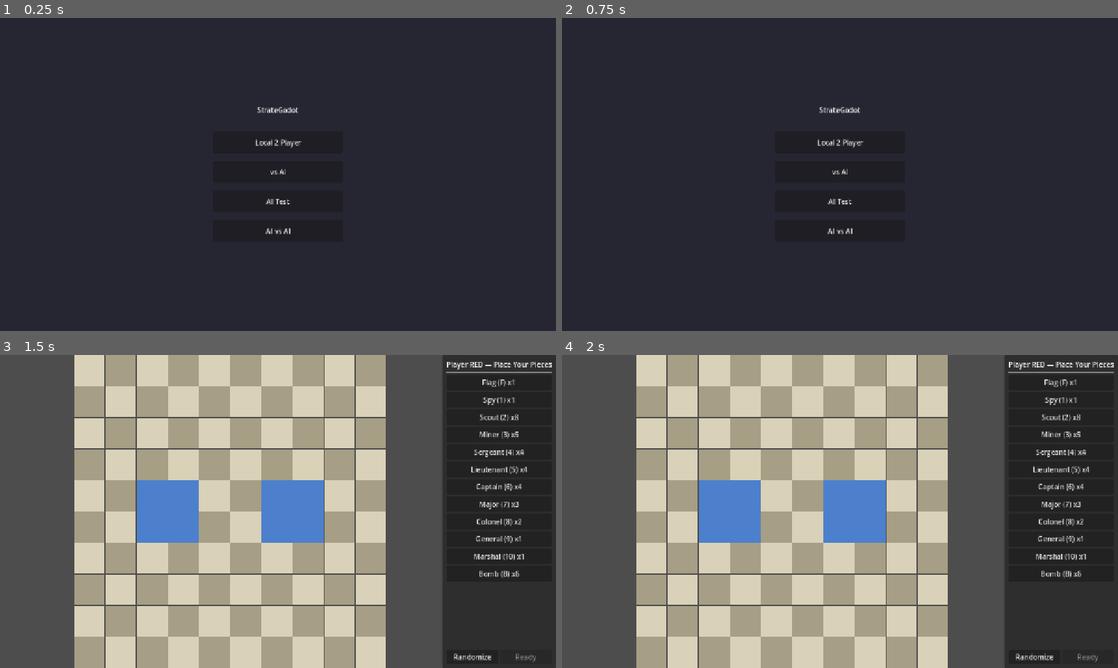
Above: before the commit, frames 1-4 (two rows, left to right).
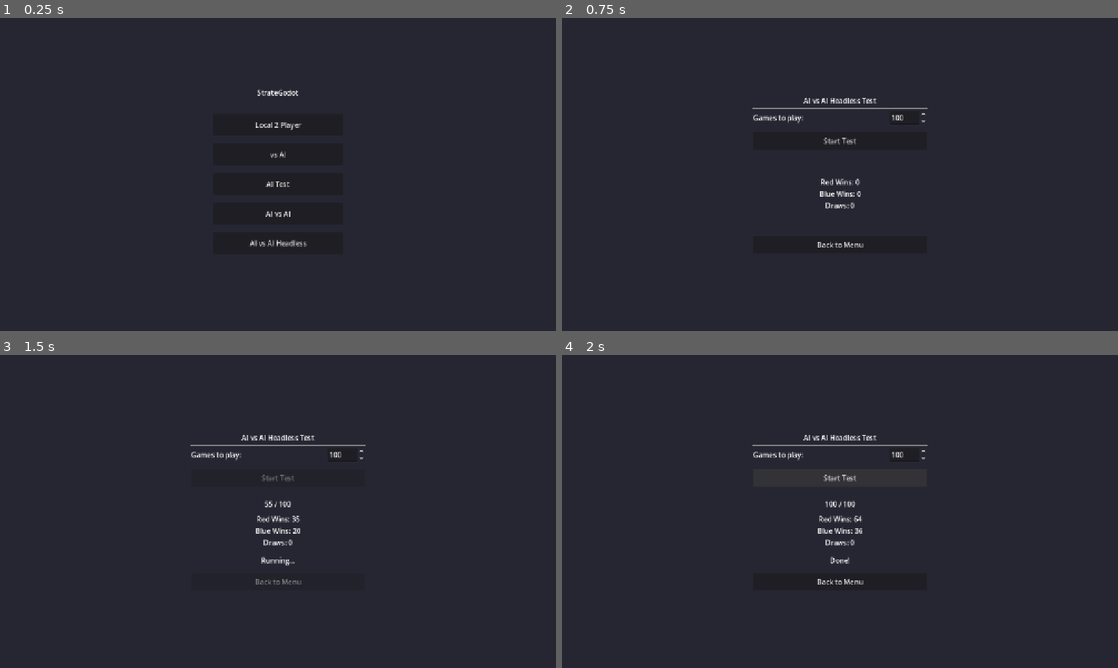
Above: after the commit, the same moments.

Repository: nathansitkoff/StrateGodot
Game: Godot game, scene res://scenes/Main.tscn
Two runs of this game, one before a commit and one after it. Both use one fixed random seed, a clock stepped at 60 frames per second and the inputs below.
Inputs (mouse positions are in pixels of both pictures, inside the frame that each line leads up to):
- Up to frame 1 (0.25 s): no input
- Up to frame 2 (0.75 s): click (840, 243) at 0.5 s, where only the run after the commit has a clickable "AI vs AI Headless"
- Up to frame 3 (1.5 s): click (278, 477) at 1.25 s, where only the run after the commit has a clickable "Start Test"
- Up to frame 4 (2 s): no input

The runs differ from the first frame. In frame 1, 0.7% of the frame differs, in the area x 45-56%, y 22-74%; in frame 2, 1.1%; in frame 3, 81%, in the area x 0-100%, y 0-100%; in frame 4, 81%.

Commit message:
Add AI vs AI headless test mode
- Run many games without rendering to measure AI performance
- Configurable game count, live red/blue win counters
- Headless game runner in game_manager bypasses signals and rendering
- Batched execution (5 games/frame) keeps UI responsive

Co-Authored-By: Claude Opus 4.6 (1M context) <noreply@anthropic.com>

Diff:
--- /dev/null
+++ b/scenes/HeadlessTest.tscn
@@ -0,0 +1,108 @@
+[gd_scene format=3 uid="uid://htest01"]
+
+[ext_resource type="Script" path="res://scripts/ui/headless_test.gd" id="1"]
+
+[node name="HeadlessTest" type="ColorRect"]
+layout_mode = 3
+anchors_preset = 15
+anchor_right = 1.0
+anchor_bottom = 1.0
+grow_horizontal = 2
+grow_vertical = 2
+color = Color(0.15, 0.15, 0.2, 1)
+script = ExtResource("1")
+
+[node name="VBox" type="VBoxContainer" parent="."]
+layout_mode = 1
+anchors_preset = 8
+anchor_left = 0.5
+anchor_top = 0.5
+anchor_right = 0.5
+anchor_bottom = 0.5
+offset_left = -200
+offset_top = -180
+offset_right = 200
+offset_bottom = 180
+
+[node name="Title" type="Label" parent="VBox"]
+layout_mode = 2
+text = "AI vs AI Headless Test"
+horizontal_alignment = 1
+
+[node name="Sep1" type="HSeparator" parent="VBox"]
+layout_mode = 2
+
+[node name="CountRow" type="HBoxContainer" parent="VBox"]
+layout_mode = 2
+
+[node name="CountLabel" type="Label" parent="VBox/CountRow"]
+layout_mode = 2
+text = "Games to play:"
+size_flags_horizontal = 3
+
+[node name="GameCountInput" type="SpinBox" parent="VBox/CountRow"]
+unique_name_in_owner = true
+layout_mode = 2
+min_value = 1
+max_value = 10000
+value = 100
+step = 1
+
+[node name="Spacer1" type="Control" parent="VBox"]
+layout_mode = 2
+custom_minimum_size = Vector2(0, 10)
+
+[node name="StartButton" type="Button" parent="VBox"]
+unique_name_in_owner = true
+layout_mode = 2
+custom_minimum_size = Vector2(0, 40)
+text = "Start Test"
+
+[node name="Spacer2" type="Control" parent="VBox"]
+layout_mode = 2
+custom_minimum_size = Vector2(0, 20)
+
+[node name="ProgressLabel" type="Label" parent="VBox"]
+unique_name_in_owner = true
+layout_mode = 2
+horizontal_alignment = 1
+
+[node name="Sep2" type="HSeparator" parent="VBox"]
+layout_mode = 2
+
+[node name="RedWinsLabel" type="Label" parent="VBox"]
+unique_name_in_owner = true
+layout_mode = 2
+text = "Red Wins: 0"
+horizontal_alignment = 1
+
+[node name="BlueWinsLabel" type="Label" parent="VBox"]
+unique_name_in_owner = true
+layout_mode = 2
+text = "Blue Wins: 0"
+horizontal_alignment = 1
+
+[node name="DrawsLabel" type="Label" parent="VBox"]
+unique_name_in_owner = true
+layout_mode = 2
+text = "Draws: 0"
+horizontal_alignment = 1
+
+[node name="Spacer3" type="Control" parent="VBox"]
+layout_mode = 2
+custom_minimum_size = Vector2(0, 10)
+
+[node name="StatusLabel" type="Label" parent="VBox"]
+unique_name_in_owner = true
+layout_mode = 2
+horizontal_alignment = 1
+
+[node name="Spacer4" type="Control" parent="VBox"]
+layout_mode = 2
+custom_minimum_size = Vector2(0, 10)
+
+[node name="BackButton" type="Button" parent="VBox"]
+unique_name_in_owner = true
+layout_mode = 2
+custom_minimum_size = Vector2(0, 40)
+text = "Back to Menu"
--- a/scenes/Main.tscn
+++ b/scenes/Main.tscn
@@ -8,6 +8,7 @@
 [ext_resource type="PackedScene" path="res://scenes/MainMenu.tscn" id="6"]
 [ext_resource type="PackedScene" path="res://scenes/HUD.tscn" id="7"]
 [ext_resource type="PackedScene" path="res://scenes/LeftHUD.tscn" id="8"]
+[ext_resource type="PackedScene" path="res://scenes/HeadlessTest.tscn" id="9"]
 
 [node name="Main" type="Control"]
 layout_mode = 3
@@ -64,6 +65,11 @@
 layout_mode = 1
 visible = false
 
+[node name="HeadlessTest" parent="." instance=ExtResource("9")]
+unique_name_in_owner = true
+layout_mode = 1
+visible = false
+
 [node name="MainMenu" parent="." instance=ExtResource("6")]
 unique_name_in_owner = true
 layout_mode = 1
--- a/scenes/MainMenu.tscn
+++ b/scenes/MainMenu.tscn
@@ -20,9 +20,9 @@
 anchor_right = 0.5
 anchor_bottom = 0.5
 offset_left = -150
-offset_top = -160
+offset_top = -200
 offset_right = 150
-offset_bottom = 160
+offset_bottom = 200
 
 [node name="Title" type="Label" parent="VBox"]
 layout_mode = 2
@@ -68,3 +68,13 @@
 layout_mode = 2
 custom_minimum_size = Vector2(0, 50)
 text = "AI vs AI"
+
+[node name="Spacer5" type="Control" parent="VBox"]
+layout_mode = 2
+custom_minimum_size = Vector2(0, 10)
+
+[node name="HeadlessButton" type="Button" parent="VBox"]
+unique_name_in_owner = true
+layout_mode = 2
+custom_minimum_size = Vector2(0, 50)
+text = "AI vs AI Headless"
--- a/scripts/autoloads/game_manager.gd
+++ b/scripts/autoloads/game_manager.gd
@@ -13,6 +13,7 @@
 	VS_AI,
 	AI_TEST,
 	AI_VS_AI,
+	AI_HEADLESS,
 }
 
 signal phase_changed(phase: GamePhase)
@@ -166,3 +167,132 @@
 	winner = winning_team
 	_set_phase(GamePhase.GAME_OVER)
 	game_ended.emit(winner)
+
+
+# Run a complete game headlessly. Returns the winning team.
+# Uses separate board state to avoid disturbing the main state.
+func run_headless_game(ai_red: AIPlayer, ai_blue: AIPlayer) -> PieceData.Team:
+	var bs: BoardState = BoardState.new()
+	var caps: Dictionary = {
+		PieceData.Team.RED: [] as Array[PieceData.Rank],
+		PieceData.Team.BLUE: [] as Array[PieceData.Rank],
+	}
+
+	# Temporarily swap in headless state
+	var old_bs: BoardState = board_state
+	var old_caps: Dictionary = captured_pieces
+	var old_phase: GamePhase = current_phase
+	var old_team: PieceData.Team = current_team
+	var old_mode: GameMode = game_mode
+	var old_from: Vector2i = last_move_from
+	var old_to: Vector2i = last_move_to
+	var old_move_team: PieceData.Team = last_move_team
+
+	board_state = bs
+	captured_pieces = caps
+	game_mode = GameMode.AI_HEADLESS
+	last_move_from = Vector2i(-1, -1)
+	last_move_to = Vector2i(-1, -1)
+
+	ai_red.reset()
+	ai_blue.reset()
+
+	# Setup
+	ai_red.generate_setup(bs)
+	ai_blue.generate_setup(bs)
+
+	current_team = PieceData.Team.RED
+	current_phase = GamePhase.PLAY
+
+	# Play up to 2000 turns to prevent infinite games
+	var result_winner: PieceData.Team = PieceData.Team.RED
+	var game_over_flag: bool = false
+	for turn: int in range(2000):
+		var ai: AIPlayer = ai_red if current_team == PieceData.Team.RED else ai_blue
+		var move: Dictionary = ai.choose_move(bs)
+		if move.size() == 0:
+			# Current player can't move, opponent wins
+			result_winner = PieceData.Team.BLUE if current_team == PieceData.Team.RED else PieceData.Team.RED
+			game_over_flag = true
+			break
+
+		var from: Vector2i = move["from"]
+		var to: Vector2i = move["to"]
+		var piece_id: int = bs.get_piece_at(from)
+
+		last_move_from = from
+		last_move_to = to
+		last_move_team = current_team
+
+		# Reveal scouts moving multiple squares
+		var piece: Dictionary = bs.pieces[piece_id]
+		var distance: int = abs(to.x - from.x) + abs(to.y - from.y)
+		if piece["rank"] == PieceData.Rank.SCOUT and distance > 1:
+			piece["revealed"] = true
+
+		var target_id: int = bs.get_piece_at(to)
+
+		if target_id == -1:
+			bs.move_piece(piece_id, to)
+		else:
+			var attacker: Dictionary = bs.pieces[piece_id]
+			var defender: Dictionary = bs.pieces[target_id]
+			var atk_rank: PieceData.Rank = attacker["rank"]
+			var def_rank: PieceData.Rank = defender["rank"]
+			var atk_team: PieceData.Team = attacker["team"]
+			var def_team: PieceData.Team = defender["team"]
+			var combat_result: Combat.Result = Combat.resolve(atk_rank, def_rank)
+
+			attacker["revealed"] = true
+			defender["revealed"] = true
+
+			match combat_result:
+				Combat.Result.ATTACKER_WINS:
+					caps[def_team].append(def_rank)
+					bs.remove_piece(target_id)
+					bs.move_piece(piece_id, to)
+				Combat.Result.DEFENDER_WINS:
+					caps[atk_team].append(atk_rank)
+					bs.remove_piece(piece_id)
+				Combat.Result.BOTH_DIE:
+					caps[atk_team].append(atk_rank)
+					caps[def_team].append(def_rank)
+					bs.remove_piece(piece_id)
+					bs.remove_piece(target_id)
+
+			if def_rank == PieceData.Rank.FLAG:
+				result_winner = atk_team
+				game_over_flag = true
+				break
+
+		# Notify opponent AI of the move
+		var moved_piece_id: int = bs.get_piece_at(to)
+		if moved_piece_id != -1:
+			if current_team == PieceData.Team.RED:
+				ai_blue.notify_move(moved_piece_id, PieceData.Team.RED)
+			else:
+				ai_red.notify_move(moved_piece_id, PieceData.Team.BLUE)
+
+		# Switch turn
+		var next: PieceData.Team = PieceData.Team.BLUE if current_team == PieceData.Team.RED else PieceData.Team.RED
+		if not bs.has_movable_pieces(next):
+			result_winner = current_team
+			game_over_flag = true
+			break
+		current_team = next
+
+	if not game_over_flag:
+		# Draw after 2000 turns — call it a red win by default
+		result_winner = PieceData.Team.RED
+
+	# Restore original state
+	board_state = old_bs
+	captured_pieces = old_caps
+	current_phase = old_phase
+	current_team = old_team
+	game_mode = old_mode
+	last_move_from = old_from
+	last_move_to = old_to
+	last_move_team = old_move_team
+
+	return result_winner
--- /dev/null
+++ b/scripts/ui/headless_test.gd
@@ -0,0 +1,90 @@
+extends ColorRect
+
+signal back_pressed
+
+@onready var game_count_input: SpinBox = %GameCountInput
+@onready var start_button: Button = %StartButton
+@onready var back_button: Button = %BackButton
+@onready var red_wins_label: Label = %RedWinsLabel
+@onready var blue_wins_label: Label = %BlueWinsLabel
+@onready var draws_label: Label = %DrawsLabel
+@onready var progress_label: Label = %ProgressLabel
+@onready var status_label: Label = %StatusLabel
+
+var _running: bool = false
+var _red_wins: int = 0
+var _blue_wins: int = 0
+var _draws: int = 0
+var _games_played: int = 0
+var _games_total: int = 0
+# How many games to run per frame before yielding
+const BATCH_SIZE: int = 5
+
+
+func _ready() -> void:
+	start_button.pressed.connect(_on_start)
+	back_button.pressed.connect(func() -> void:
+		visible = false
+		back_pressed.emit()
+	)
+
+
+func _on_start() -> void:
+	if _running:
+		return
+	_running = true
+	_red_wins = 0
+	_blue_wins = 0
+	_draws = 0
+	_games_played = 0
+	_games_total = int(game_count_input.value)
+	_update_display()
+	start_button.disabled = true
+	back_button.disabled = true
+	status_label.text = "Running..."
+	# Wait one frame so the UI updates before we start
+	get_tree().create_timer(0.0).timeout.connect(_run_batch)
+
+
+func _run_batch() -> void:
+	if not _running:
+		return
+
+	for i: int in range(BATCH_SIZE):
+		if _games_played >= _games_total:
+			break
+
+		var ai_red: AIPlayer = AIPlayer.new()
+		ai_red.team = PieceData.Team.RED
+		var ai_blue: AIPlayer = AIPlayer.new()
+		ai_blue.team = PieceData.Team.BLUE
+
+		var winner: PieceData.Team = GameManager.run_headless_game(ai_red, ai_blue)
+		if winner == PieceData.Team.RED:
+			_red_wins += 1
+		else:
+			_blue_wins += 1
+
+		_games_played += 1
+
+	_update_display()
+
+	if _games_played >= _games_total:
+		_finish()
+	else:
+		# Yield a frame so the UI redraws
+		get_tree().create_timer(0.0).timeout.connect(_run_batch)
+
+
+func _update_display() -> void:
+	red_wins_label.text = "Red Wins: %d" % _red_wins
+	blue_wins_label.text = "Blue Wins: %d" % _blue_wins
+	draws_label.text = "Draws: %d" % _draws
+	progress_label.text = "%d / %d" % [_games_played, _games_total]
+
+
+func _finish() -> void:
+	_running = false
+	start_button.disabled = false
+	back_button.disabled = false
+	status_label.text = "Done!"
--- a/scripts/ui/main_menu.gd
+++ b/scripts/ui/main_menu.gd
@@ -1,11 +1,13 @@
 extends ColorRect
 
 signal mode_selected(mode: GameManager.GameMode)
+signal headless_selected
 
 @onready var local_button: Button = %LocalButton
 @onready var ai_button: Button = %AIButton
 @onready var ai_test_button: Button = %AITestButton
 @onready var ai_vs_ai_button: Button = %AIvsAIButton
+@onready var headless_button: Button = %HeadlessButton
 
 
 func _ready() -> void:
@@ -25,3 +27,7 @@
 		visible = false
 		mode_selected.emit(GameManager.GameMode.AI_VS_AI)
 	)
+	headless_button.pressed.connect(func() -> void:
+		visible = false
+		headless_selected.emit()
+	)
--- a/scripts/ui/main_scene.gd
+++ b/scripts/ui/main_scene.gd
@@ -8,6 +8,7 @@
 @onready var turn_bar: PanelContainer = %TurnBar
 @onready var turn_label: Label = %TurnLabel
 @onready var game_over: ColorRect = %GameOver
+@onready var headless_test: ColorRect = %HeadlessTest
 @onready var main_menu: ColorRect = %MainMenu
 
 var play_controller: Node
@@ -27,6 +28,8 @@
 	turn_switch.acknowledged.connect(_on_turn_switch_acknowledged)
 	game_over.play_again_pressed.connect(_on_play_again)
 	main_menu.mode_selected.connect(_on_mode_selected)
+	main_menu.headless_selected.connect(_on_headless_selected)
+	headless_test.back_pressed.connect(_on_headless_back)
 
 	play_controller = Node.new()
 	play_controller.set_script(preload("res://scripts/ui/play_controller.gd"))
@@ -179,6 +182,14 @@
 	main_menu.visible = true
 
 
+func _on_headless_selected() -> void:
+	headless_test.visible = true
+
+
+func _on_headless_back() -> void:
+	main_menu.visible = true
+
+
 func _update_turn_bar(team: PieceData.Team) -> void:
 	var team_name: String = "RED" if team == PieceData.Team.RED else "BLUE"
 	var color: Color = Color(0.9, 0.3, 0.3) if team == PieceData.Team.RED else Color(0.3, 0.4, 0.9)
Not shown: 1 places in scenes/Main.tscn that only renumber resources
Not shown, added: scripts/ui/headless_test.gd.uid
